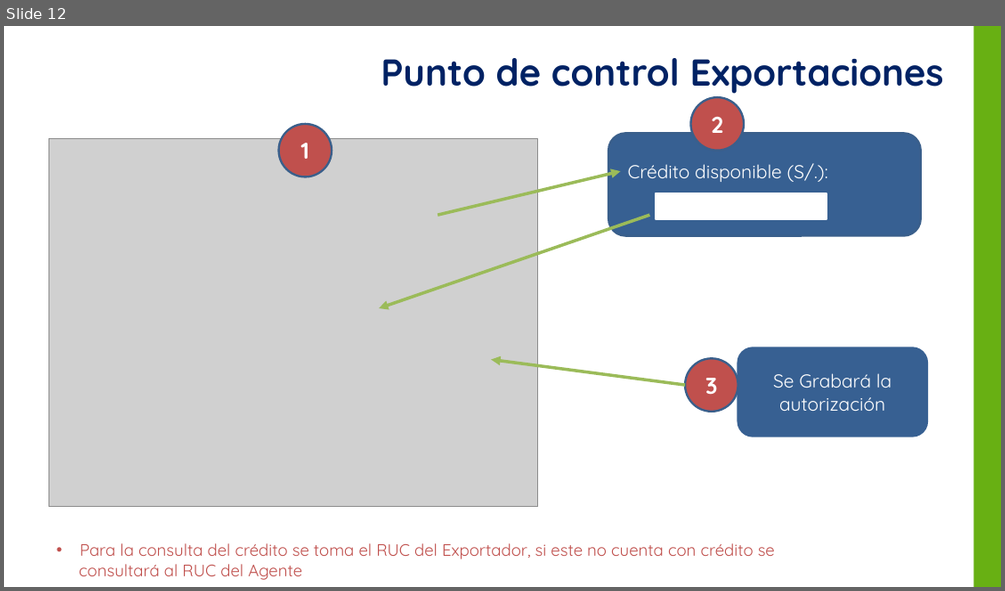
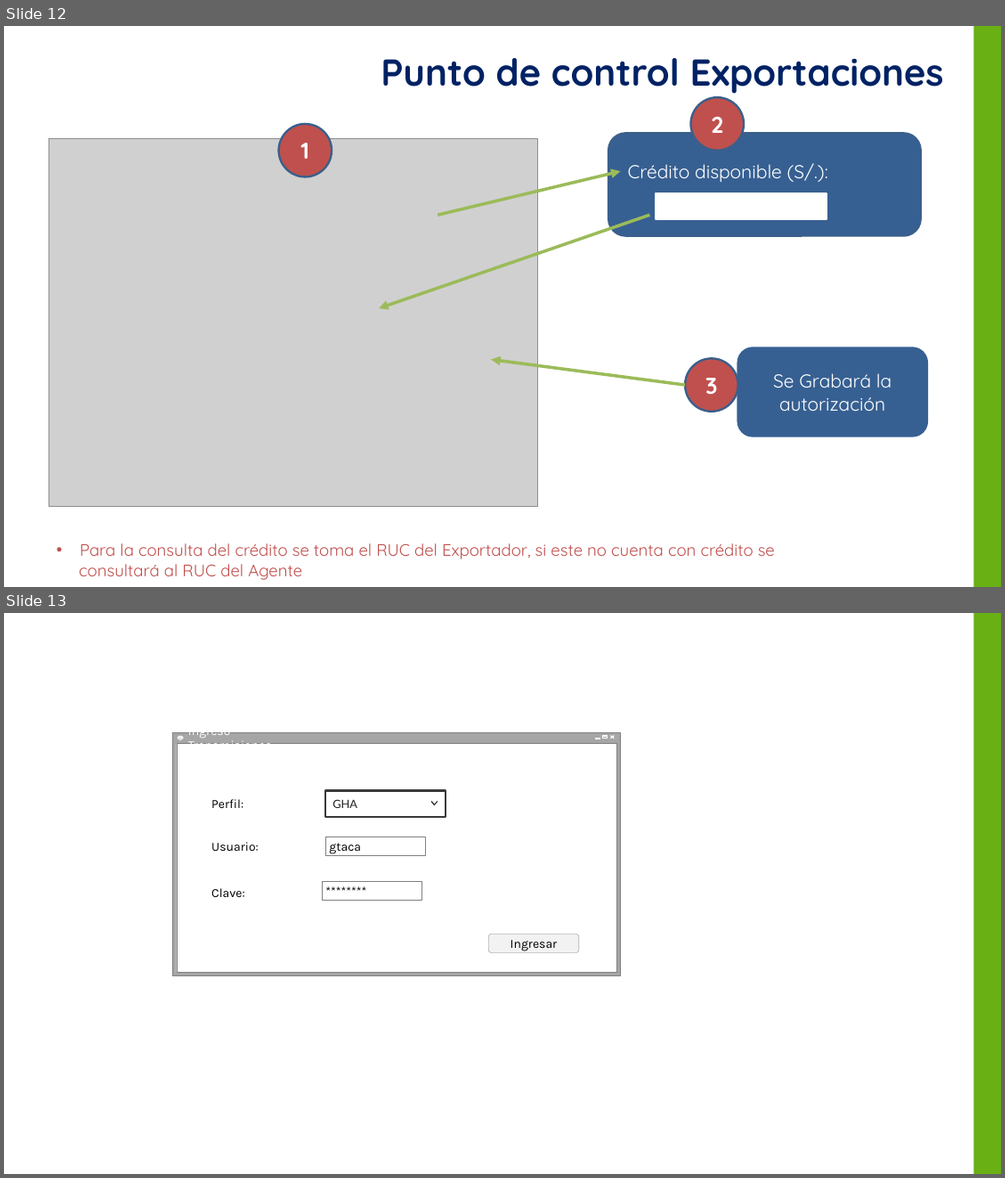
Before and after one commit to yahck/pyTransmisionesTalma, a slide deck: Documentos/ControlTransmisionesV1.0.pptx. Shown one above the other, each under a label of ours: slide 12 before the commit, slides 12 and 13 after it. The pictures are 1005x591 and 1005x1178 pixels, drawn with LibreOffice and Linux fonts; fonts in the diff are those of the drawing; grey boxes stand for pictures; background and template pictures are left out. Boxes give left, top, right and bottom in pixels: in the first picture for what was removed or moved away, otherwise in the second. Text is boxed around its words. In the diff, an @@ line names an element or a change of style, - is before the commit and + after.

```diff
--- a/Documentos/ControlTransmisionesV1.0.pptx
+++ b/Documentos/ControlTransmisionesV1.0.pptx
@@ slide 13 added at [4, 613, 1001, 1174], background #FFFFFF; not listed: 1 template element that a slide beside it also shows @@
@@ group added at [173, 732, 620, 976]: 5 rectangles, 2 lines, 1 text, 1 ellipse @@
+Ingreso Transmisiones
@@ text added at [211, 799, 243, 808], 12 pt, text #000000 @@
+Perfil:
@@ rectangle added at [325, 791, 446, 817], fill #FFFFFF, outline #393939 1.75 pt, 11 pt, text #232323 @@
+GHA
@@ freeform shape added at [431, 800, 437, 805], fill #2C2C2C @@
@@ text added at [211, 842, 259, 851], 12 pt, text #000000 @@
+Usuario:
@@ rectangle added at [325, 836, 425, 855], fill #FFFFFF, outline #808080 0.25 pt, 12 pt, text #000000 @@
+gtaca
@@ text added at [211, 888, 245, 897], 12 pt, text #000000 @@
+Clave:
@@ rectangle added at [322, 882, 421, 900], fill #FFFFFF, outline #808080 0.25 pt, 12 pt, text #000000 @@
+********
@@ rounded rectangle added at [488, 933, 579, 952], fill #F2F2F2, outline #808080 0.25 pt, 12 pt, text #000000 @@
+Ingresar
```
Also in this commit, not shown: 1 slide removed, 3 other files.
